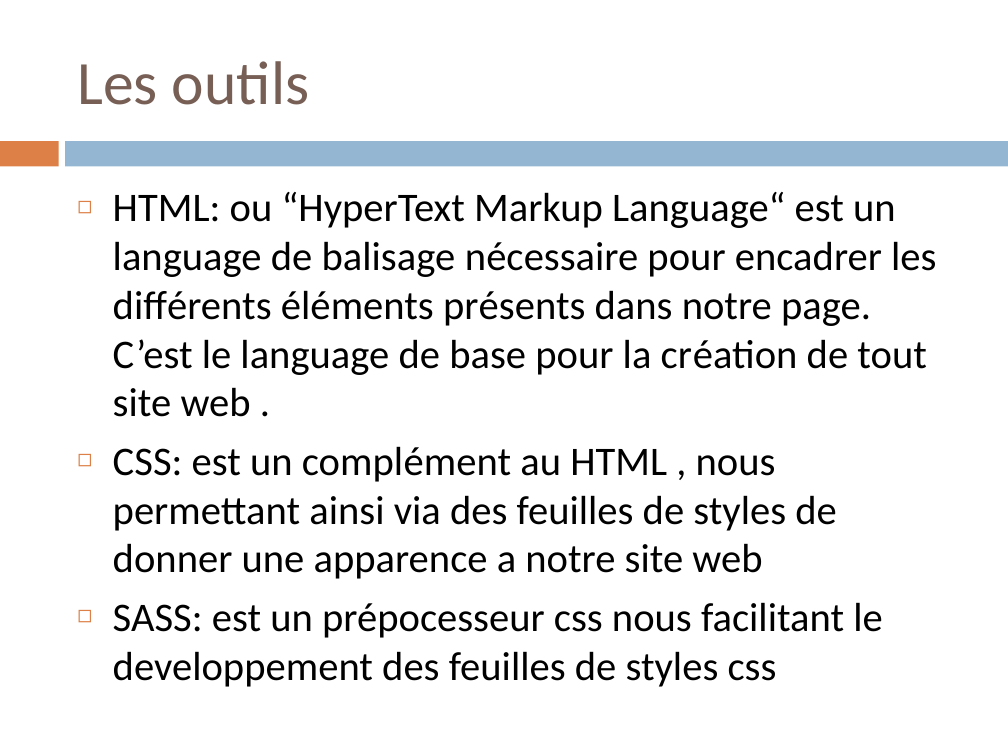
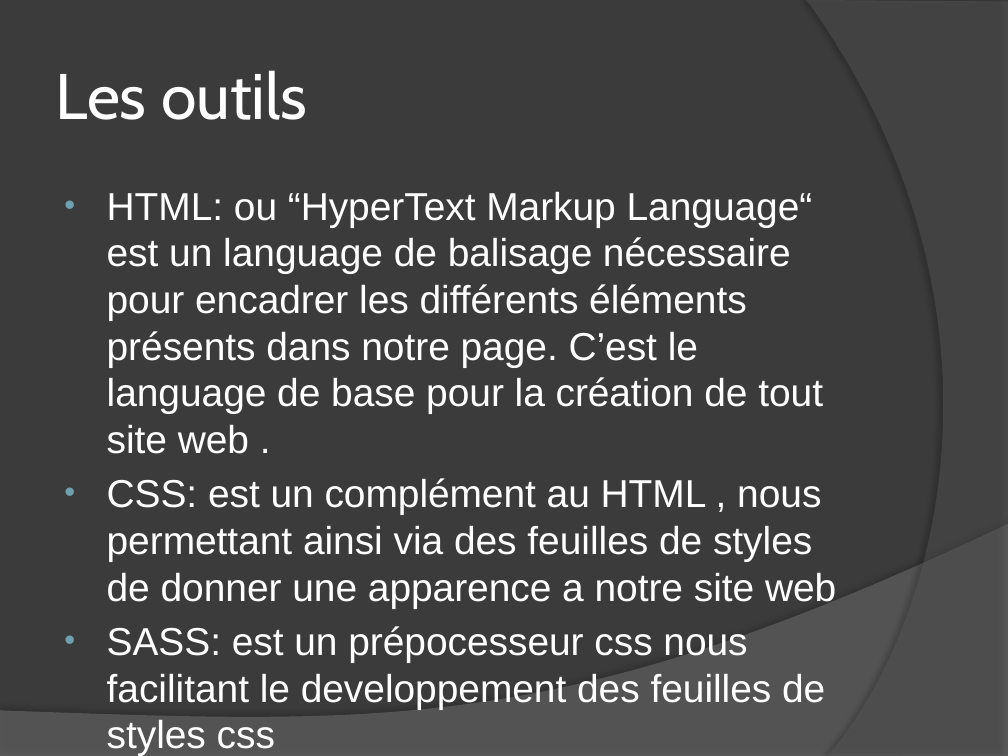
Before and after one commit to Mahamadou828/projet-op-3, a slide deck: slide 3 of Ohmyfood.pptx. Drawn at 1008x756 pixels with LibreOffice and Linux fonts; fonts in the diff are those of the drawing. Boxes give left, top, right and bottom in pixels: in the first picture for what was removed or moved away, otherwise in the second. Text is boxed around its words. In the diff, an @@ line names an element or a change of style, - is before the commit and + after.

```diff
--- a/Ohmyfood.pptx
+++ b/Ohmyfood.pptx
@@ background #FFFFFF to #3B3B3B @@
@@ freeform shape added at bbox=[806, 0, 1008, 756], fill #5E5E5E at 40% opacity @@
@@ title "Les outils": place and size @@
-title "Les outils" at bbox=[77, 61, 309, 105]
+title "Les outils" at bbox=[55, 70, 307, 120]
@@ title "Les outils" at bbox=[55, 70, 307, 120]: size 44 to 46 pt, font Calibri to Cabin, text colour #775F55 to #FFFFFF @@
@@ rectangle removed at bbox=[0, 141, 58, 166] @@
@@ rectangle removed at bbox=[66, 141, 1008, 166] @@
@@ text "HTML: ou “HyperText Markup Language“ ..." at bbox=[107, 191, 836, 755]: size 29 to 27.8 pt, font Calibri to Arial, text colour #000000 to #FFFFFF; bullet ◻ to •; less space between paragraphs; bullet colour #DD8047 to #6EA0B0 @@
@@ freeform shape added at bbox=[0, 524, 1008, 756], fill #7F7F7F at 45% opacity @@
```
Also in this commit, not shown: 4 other slides changed, 10 slides added, 9 slides removed, 13 other files.
